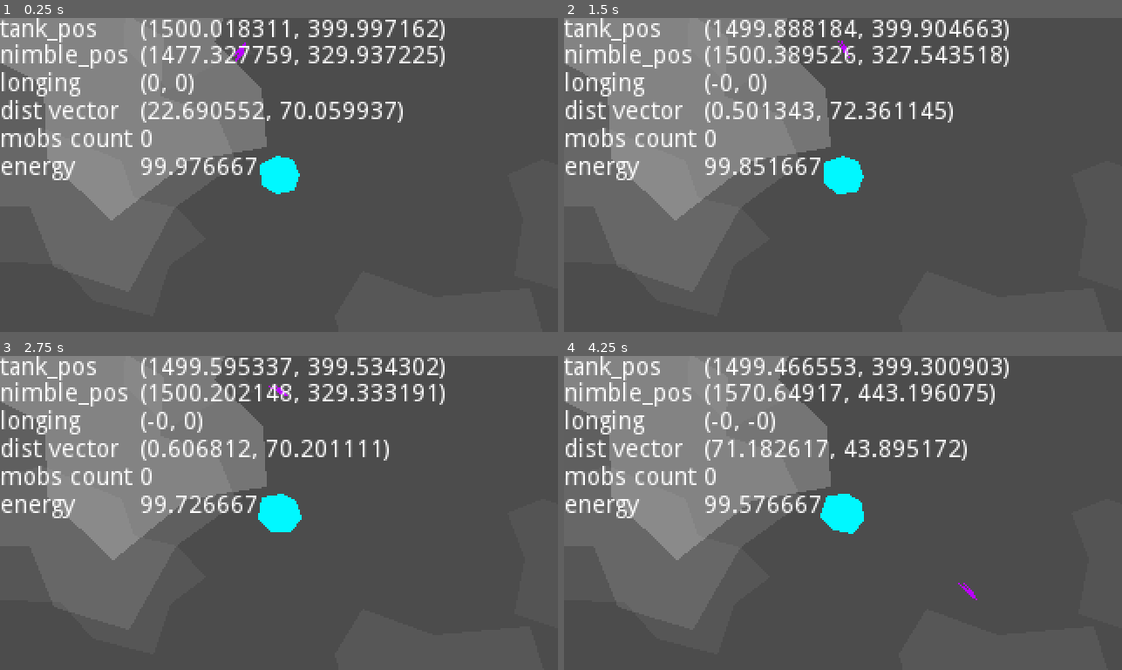
Above: before the commit, frames 1-4 (two rows, left to right).
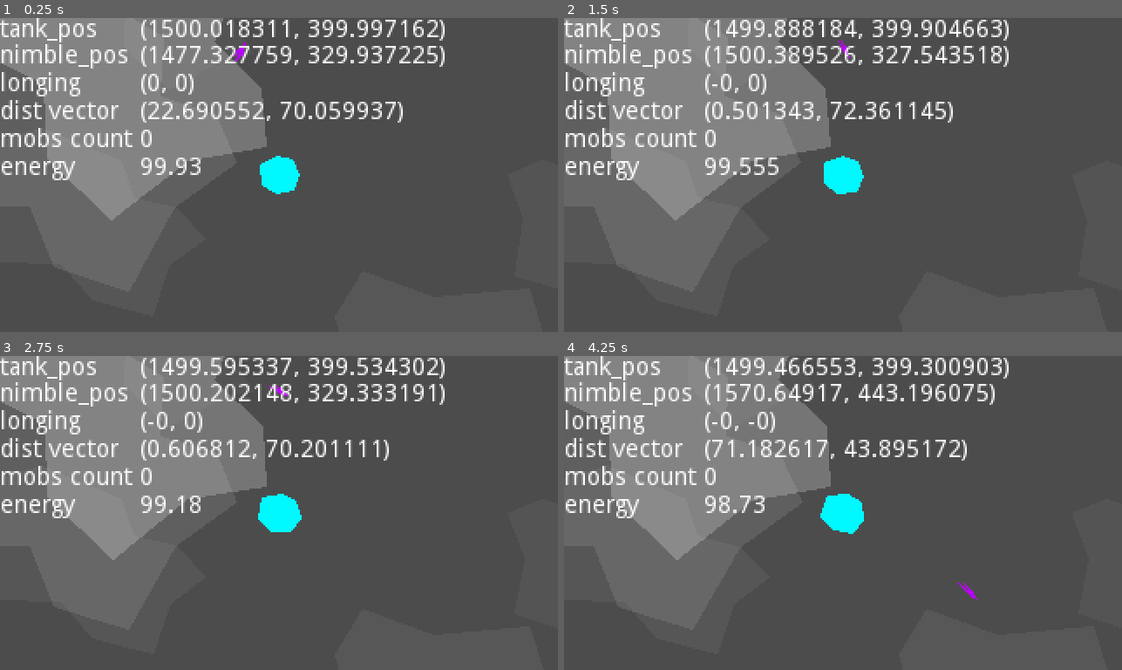
Above: after the commit, the same moments.

Repository: weresharks/krak-jam-2022
Game: Godot game, scene res://Main.tscn
Same seed, same stepped clock (60 frames per second), same inputs: the game is played once before the commit and once after it.
Inputs:
- Up to frame 1 (0.25 s): no input
- Up to frame 2 (1.5 s): hold D (nimble_right) 0.53-1.28 s; hold S (nimble_back) from 1.28 s (still down)
- Up to frame 3 (2.75 s): release S (nimble_back) at 2.03 s; hold D (nimble_right) from 2.03 s (still down)
- Up to frame 4 (4.25 s): release D (nimble_right) at 2.78 s; hold W (nimble_forward) 2.78-3.53 s; hold A (nimble_left) from 3.53 s (still down)

The runs differ from the first frame. In frame 1, 0.3% of the frame differs, in the area x 34-46%, y 44-50%; in frame 2, 0.3%; in frame 3, 0.4%; in frame 4, 0.4%, in the area x 27-46%, y 44-50%.

Commit message:
energy fix ;p

Diff:
--- a/game/Tank.gd
+++ b/game/Tank.gd
@@ -19,8 +19,9 @@
 var scale_phase: float = 0
 
 var energy: float = 100
+var max_energy: float = 1000
 var energy_nominal: float = 100
-var energy_usage: float = 0.1
+var energy_usage: float = 0.3
 var energy_damage: float = 20
 var energy_gain: float = 20
 
@@ -43,13 +44,17 @@
 	acceleration_map = get_acceleration_map()
 	base_scale = scale
 
+func update_energy(energy_delta):
+	energy += energy_delta
+	energy = clamp(energy, 0, max_energy)
+
 # Called every frame. 'delta' is the elapsed time since the previous frame.
 func _process(delta):
 	var acceleration = Vector2.ZERO
 
 	for key in acceleration_map.keys():
 		if Input.is_action_pressed(key):
-			acceleration += acceleration_map[key]
+			acceleration += acceleration_map[key] * (energy / energy_nominal)
 
 	var vel_len: float = velocity.length()
 
@@ -72,8 +77,9 @@
 	if position.y > max_position.y - margin and velocity.y > 0:
 		acceleration.y = - margin_deceleration_impulse
 
+
 	if acceleration.length() > max_acceleration:
-		acceleration = acceleration.normalized() * max_acceleration * (energy / energy_nominal)
+		acceleration = acceleration.normalized() * max_acceleration
 
 	velocity += acceleration
 
@@ -83,7 +89,7 @@
 	position += velocity * delta
 	rotation_degrees += rotation_speed * delta
 
-	energy -= energy_usage * delta
+	update_energy(-energy_usage * delta)
 
 	scale_phase += scale_speed * delta
 	scale = base_scale * (1 + scale_magnitude * sin(scale_phase))
@@ -93,6 +99,6 @@
 	if area.get("is_mob"):
 		area.collided = true
 		if area.get("is_good_mob"):
-			energy += energy_gain
+			update_energy(+energy_gain)
 		if area.get("is_bad_mob"):
-			energy -= energy_damage
+			update_energy(-energy_damage)
